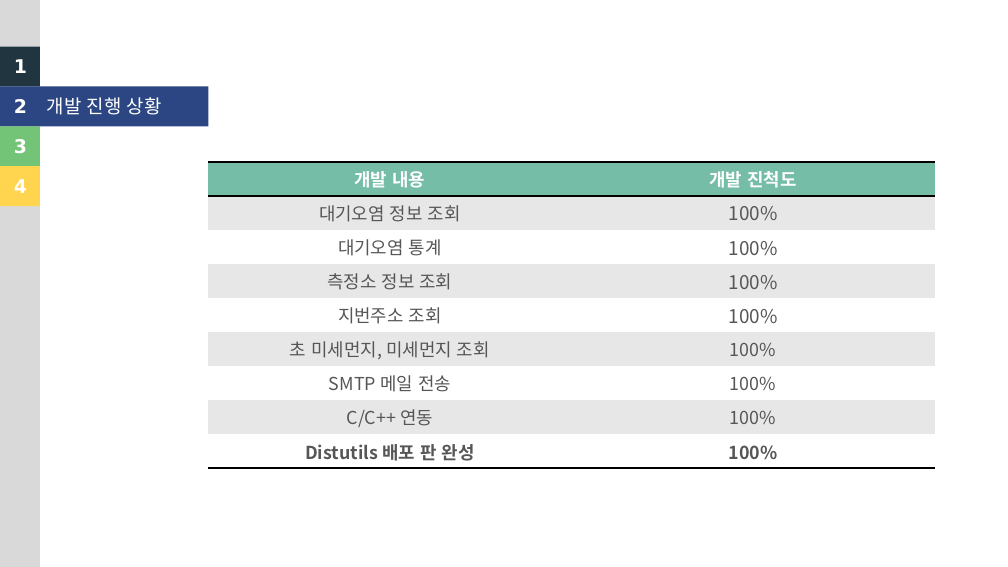
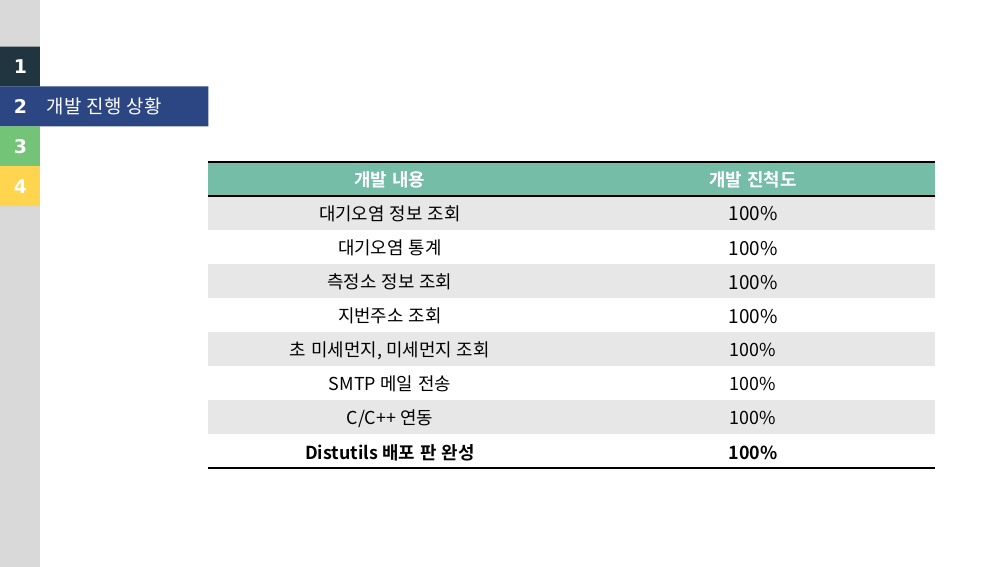
Before and after one commit to WindowsHyun/PythonTermProject, a slide deck: slide 10 of Documnet/[최종]스크립트 언어 텀프로젝트 기획.pptx. Drawn at 1008x567 pixels with LibreOffice and Linux fonts; fonts in the diff are those of the drawing. Boxes give left, top, right and bottom in pixels: in the first picture for what was removed or moved away, otherwise in the second. Text is boxed around its words. In the diff, an @@ line names an element or a change of style, - is before the commit and + after.

```diff
--- a/Documnet/[최종]스크립트 언어 텀프로젝트 기획.pptx
+++ b/Documnet/[최종]스크립트 언어 텀프로젝트 기획.pptx
@@ table at (209, 162, 935, 469) @@
@@ fill #E9E9E9 to #E7E7E7 in 8 cells @@
@@ text colour #565656 to #000000 @@
@@ borders changed @@
```
Also in this commit, not shown: 12 other slides changed, 1 slide removed.
